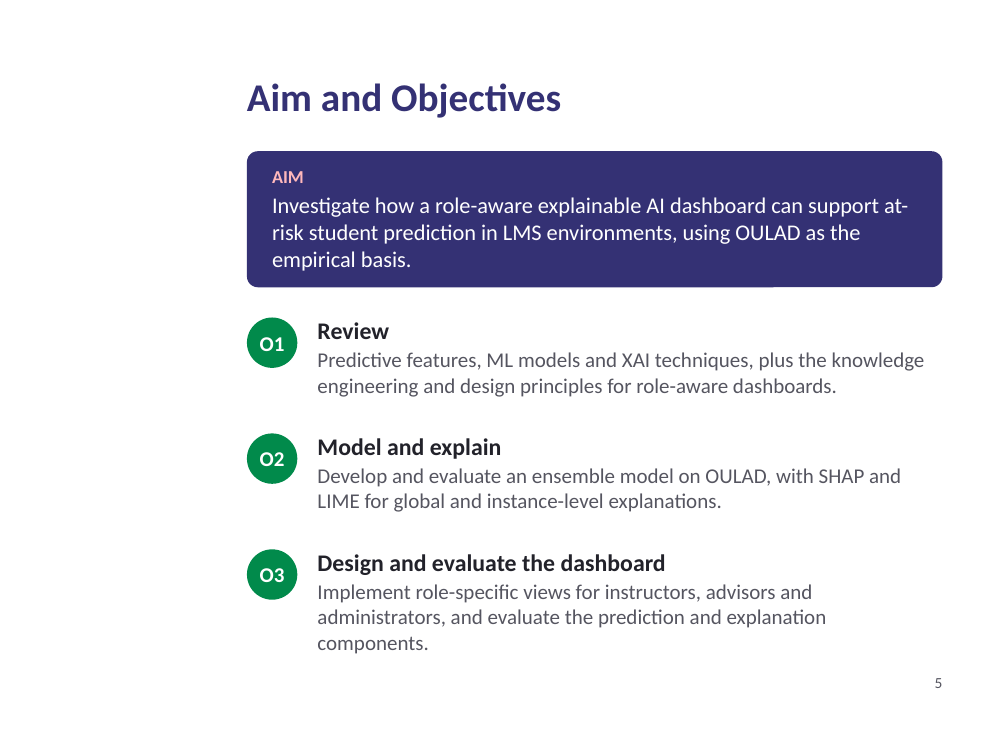
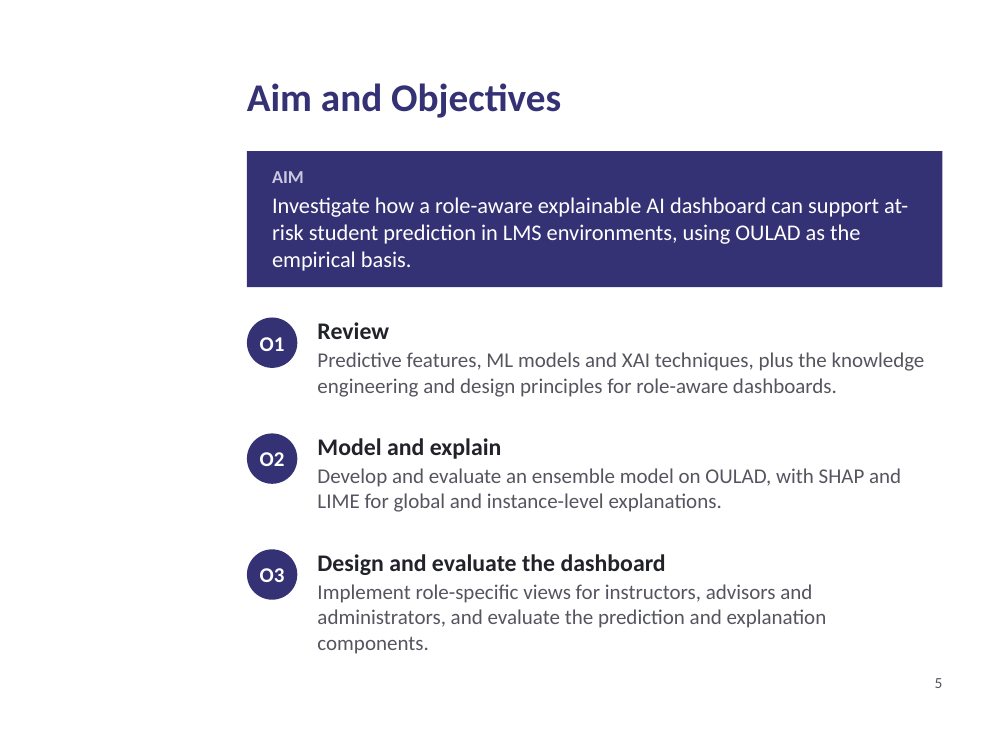
Before and after one commit to daniel-larry/python-run-result, a slide deck: slide 5 of Internal_Defense_Presentation.pptx. Drawn at 1008x756 pixels with LibreOffice and Linux fonts; fonts in the diff are those of the drawing; background and template pictures are left out. Boxes give left, top, right and bottom in pixels: in the first picture for what was removed or moved away, otherwise in the second. Text is boxed around its words. In the diff, an @@ line names an element or a change of style, - is before the commit and + after.

Commit message:
Defense deck: formal navy-only styling

```diff
--- a/Internal_Defense_Presentation.pptx
+++ b/Internal_Defense_Presentation.pptx
@@ rectangle at box(247, 151, 942, 287): rounded rectangle to rectangle @@
@@ text at box(272, 171, 304, 183): text colour #FFB8BB to #C9C8E0 in "AIM" @@
@@ fill #018A4B to #343174 in 3 elements at box(247, 318, 297, 368), box(247, 433, 297, 484), box(247, 549, 297, 600) @@
```
Also in this commit, not shown: 18 other slides changed.
